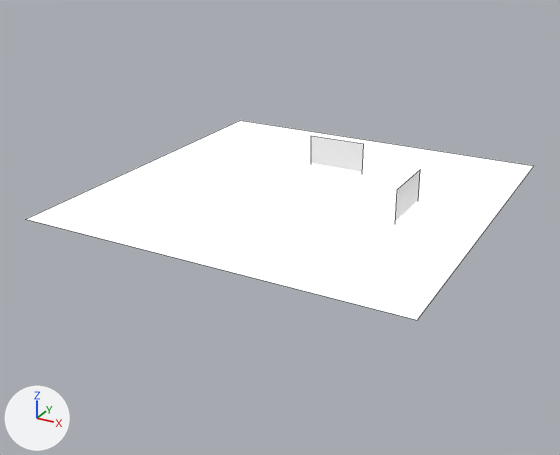
What one commit did to the Blender file sdf/sdf.blend.
Both versions are drawn from a 50 mm lens placed at (177.0, -346.0, 148.0), pointed at (-6.0, -13.0, -18.0). The lights are fixed; the arrows at lower left show +X, +Y and +Z. Mesh edges are drawn as thin lines.
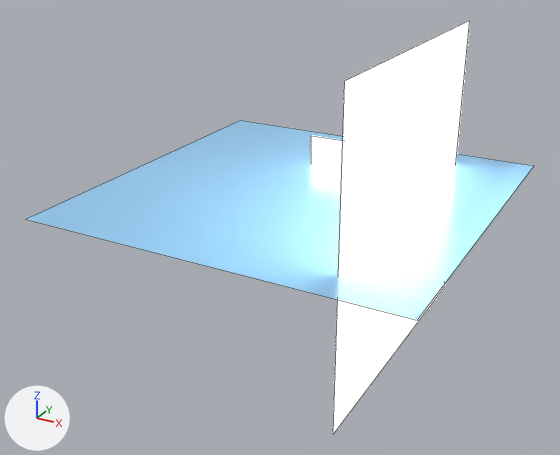
Commit message: A bit more shiny SDF

Location of each change, (x1, y1, x2, y2) in pixels of the pictures (560 x 455 px):
'Plane', recoloured (white to blue): (27, 120, 534, 320) in both
'Plane.002', recoloured, rescaled: before (395, 171, 420, 221); after (333, 21, 470, 434)

The change, as a diff of the scene's bpy script:
```diff
--- a/sdf/sdf.blend.py
+++ b/sdf/sdf.blend.py
@@ mat_material_001 @@
-mat_material_001 = emission_material('Material.001')
-mat_material_001.base_color = (1.0, 1.0, 1.0)  # white #ffffff
+mat_material_001 = principled_material('Material.001')
+mat_material_001.base_color = (0.263, 0.544, 0.8)  # blue #8cc3e7
+mat_material_001.roughness = 0.207
@@ mat_material_003 @@
+mat_material_003 = emission_material('Material.003')
+mat_material_003.base_color = (1.0, 1.0, 1.0)  # white #ffffff
+mat_material_003.strength = 5.0
@@ me_plane_002 @@
 me_plane_002.from_pydata(...)  # 4 vertices, 1 face; spans x -1.0..1.0, y -1.0..1.0, z 0.0
+me_plane_002.materials.append(mat_material_003)  # white #ffffff
@@ ob_plane_002 @@
 ob_plane_002.rotation_euler = (1.571, 0.0, -1.571)  # degrees (90, 0, -90)
-ob_plane_002.scale = (16.3, 16.3, 16.3)
+ob_plane_002.scale = (81.7, 81.7, 81.7)
```
